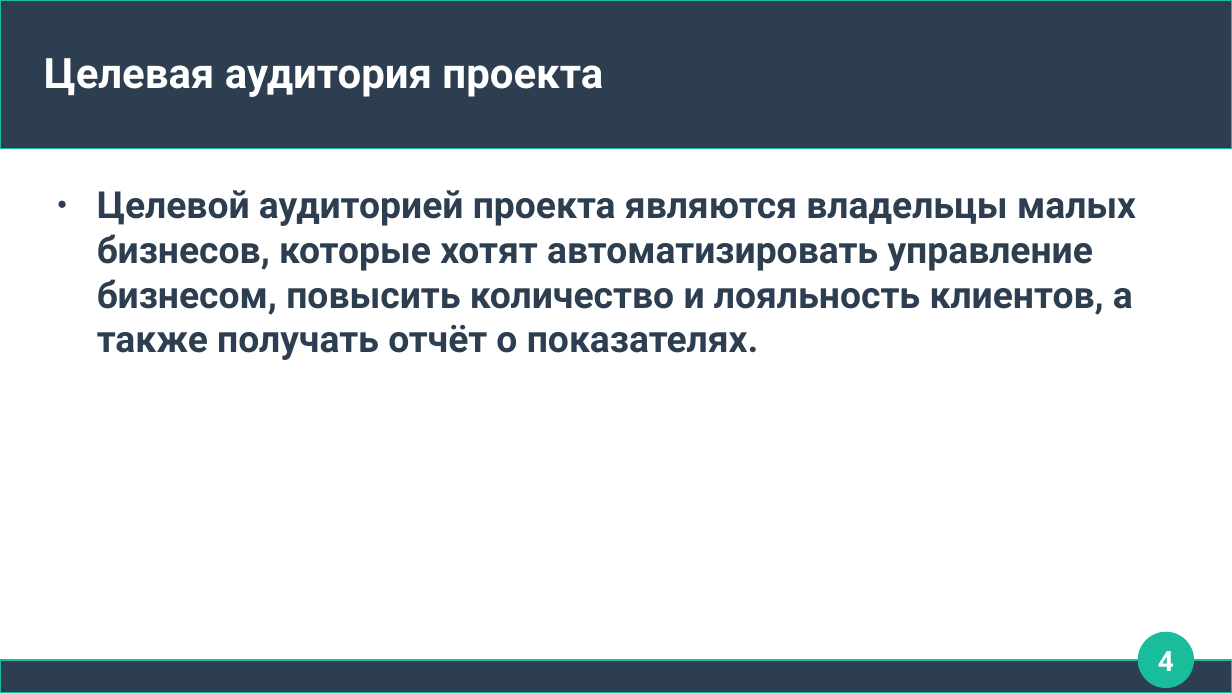
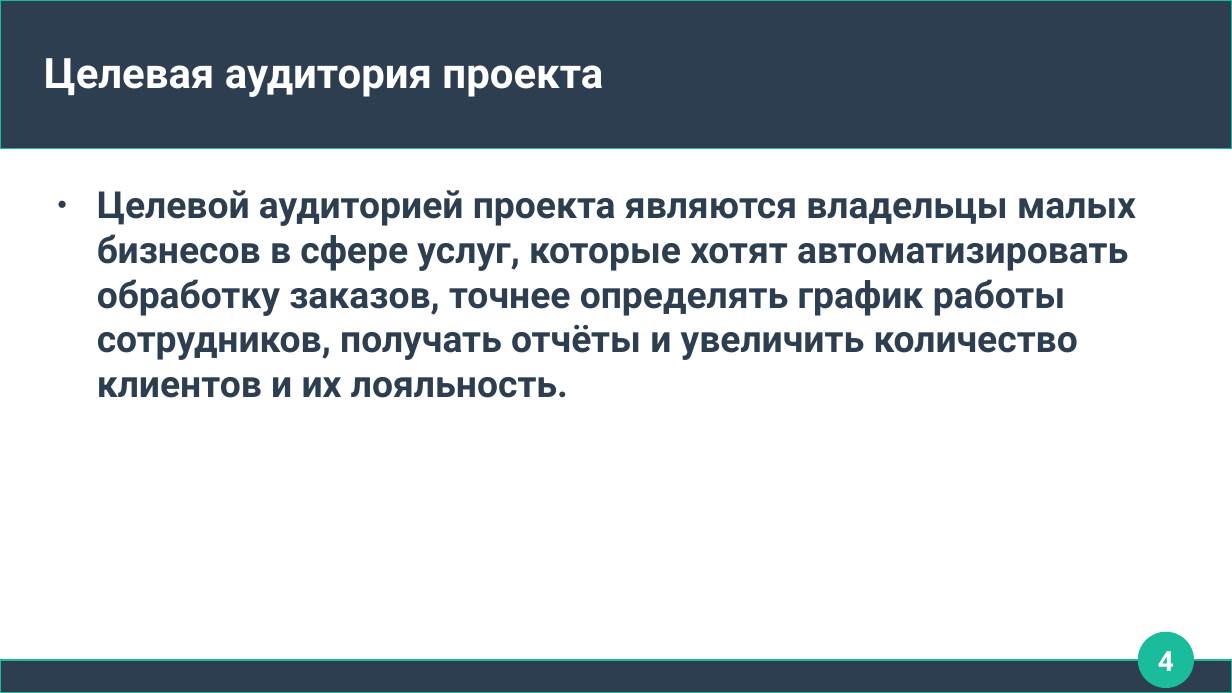
Before and after one commit to itam8/istu-lab-kppo-2024-2025, a slide deck: slide 4 of КоротаевАП_ЛБ1/пикпо презентация.pptx. Drawn at 1232x693 pixels with LibreOffice and Linux fonts; fonts in the diff are those of the drawing. Boxes give left, top, right and bottom in pixels: in the first picture for what was removed or moved away, otherwise in the second. Text is boxed around its words. In the diff, an @@ line names an element or a change of style, - is before the commit and + after.

```diff
--- a/КоротаевАП_ЛБ1/пикпо презентация.pptx
+++ b/КоротаевАП_ЛБ1/пикпо презентация.pptx
@@ text at <box>97,190,1136,398</box>: text changed @@
-● Целевой аудиторией проекта являются владельцы малых бизнесов, которые хотят автоматизировать управление бизнесом, повысить количество и лояльность клиентов, а также получать отчёт о показателях.
+● Целевой аудиторией проекта являются владельцы малых бизнесов в сфере услуг, которые хотят автоматизировать обработку заказов, точнее определять график работы сотрудников, получать отчёты и увеличить количество клиентов и их лояльность.
```
Also in this commit, not shown: 1 other slide changed, 1 slide added, 1 slide removed, 1 other file.
